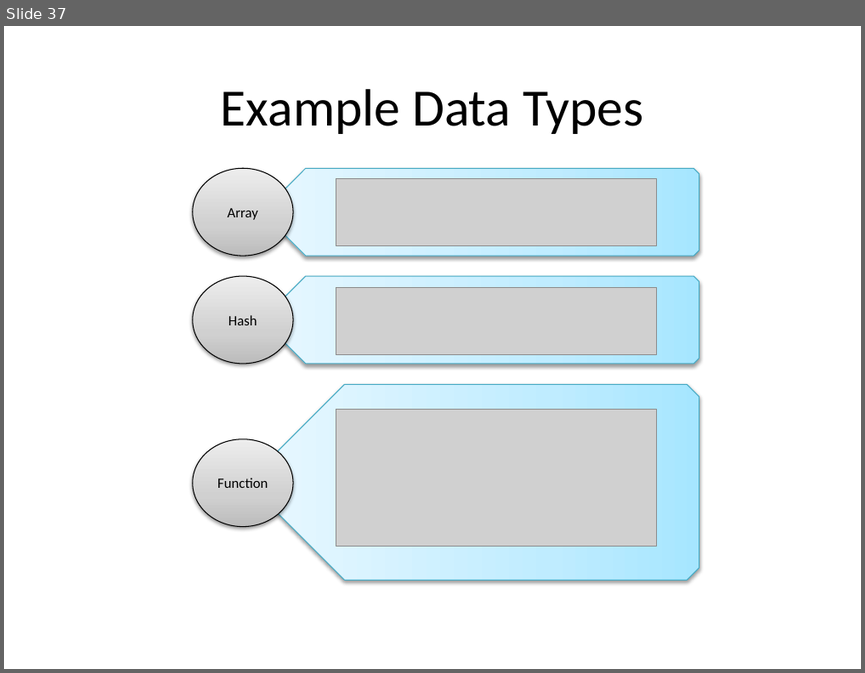
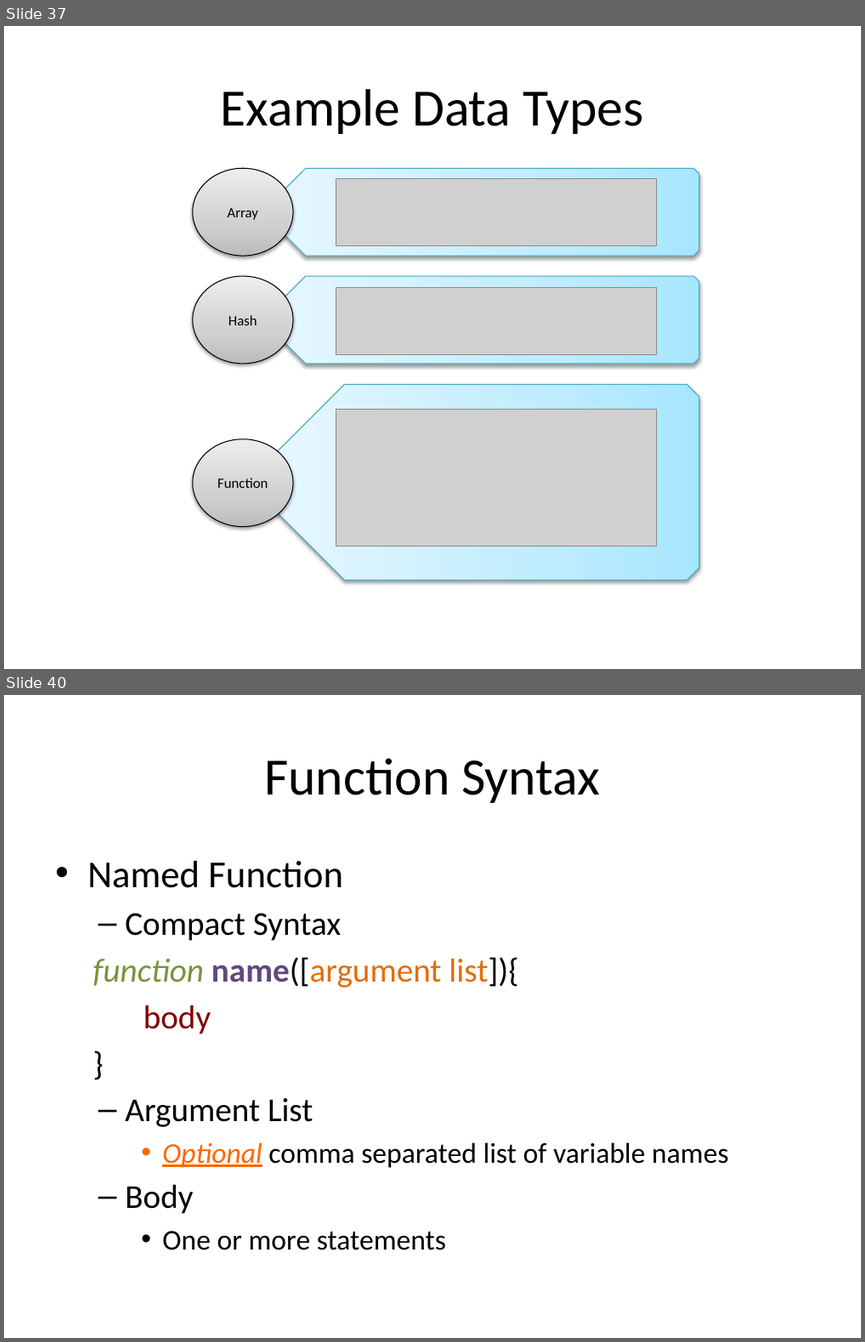
Before and after one commit to xiliax/web-programming-fundamentals, a slide deck: docs/learn-computer-programming.pptx. Shown one above the other, each under a label of ours: slide 37 before the commit, slides 37 and 40 after it; the slides between them are not shown. The pictures are 865x673 and 865x1342 pixels, drawn with LibreOffice and Linux fonts; fonts in the diff are those of the drawing; grey boxes stand for pictures. Boxes give left, top, right and bottom in pixels: in the first picture for what was removed or moved away, otherwise in the second. Text is boxed around its words. In the diff, an @@ line names an element or a change of style, - is before the commit and + after.

Commit message:
Updated documenation and slids for c05s08 - Functions

```diff
--- a/docs/learn-computer-programming.pptx
+++ b/docs/learn-computer-programming.pptx
@@ slide 40 added at <box>4,695,861,1338</box>, background #FFFFFF @@
@@ title added at <box>264,758,600,803</box>, 44 pt, text #000000 @@
+Function Syntax
@@ text added at <box>87,861,728,1250</box>, 28 pt, text #000000 @@
+• Named Function
+  – Compact Syntax
+  function name([argument list]){
+  body
+  }
+  – Argument List
+    • Optional comma separated list of variable names
+  – Body
+    • One or more statements
```
Also in this commit, not shown: 7 other slides added, 45 other files.
